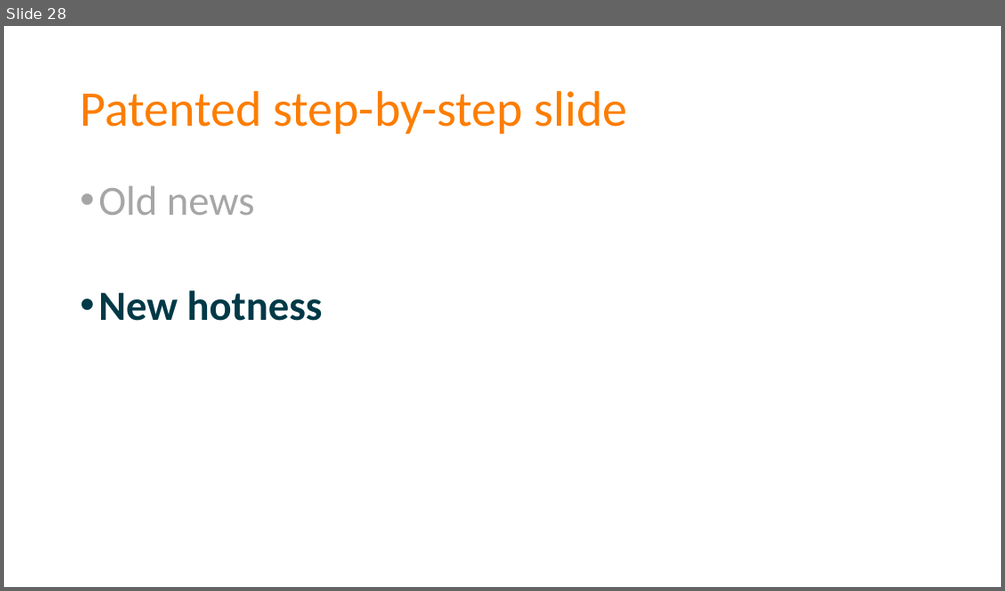
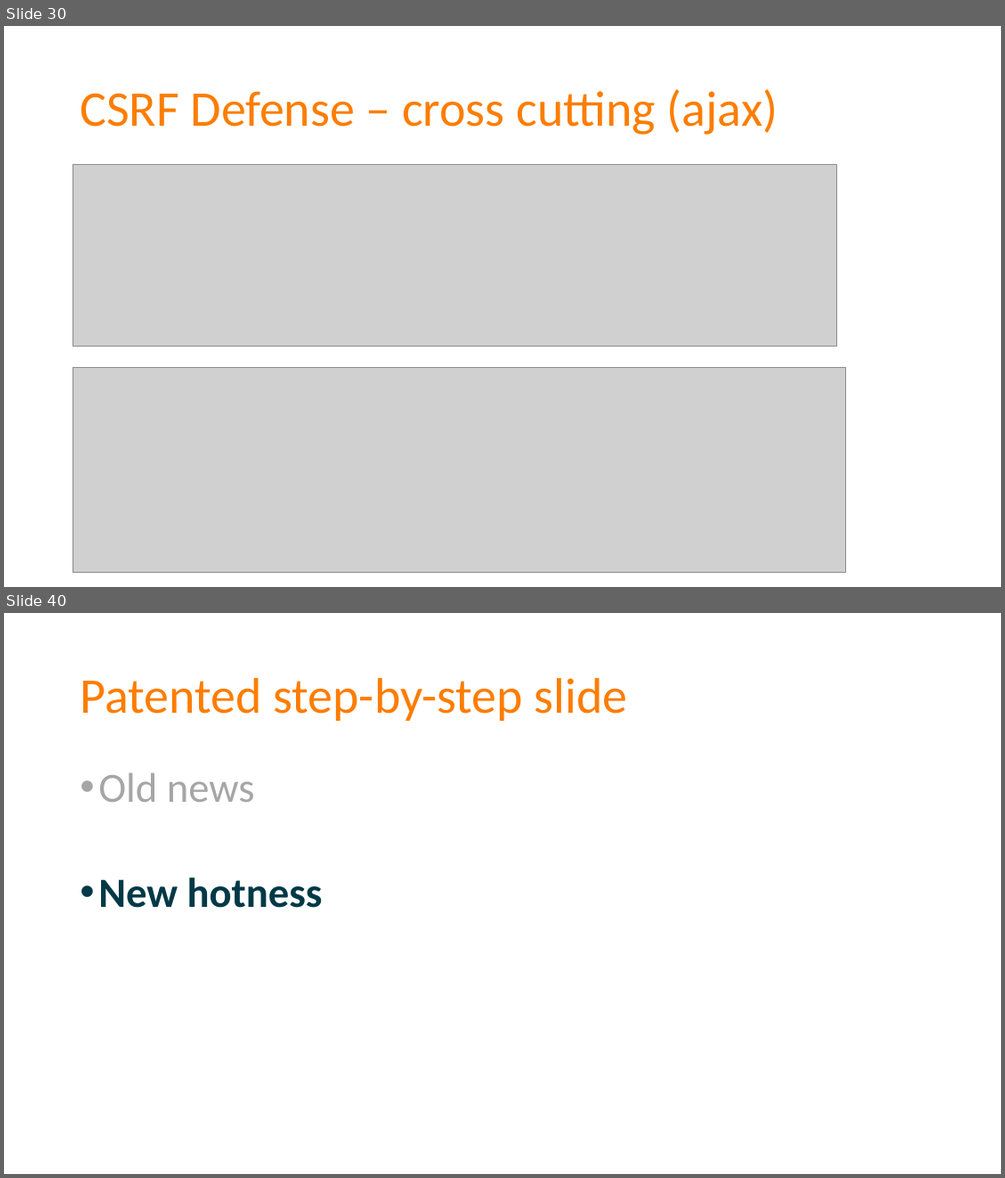
Before and after one commit to spetryjohnson/Talk---Dont-Write-Secure-Code-Design-Secure-Systems, a slide deck: Secure Systems - CodeMash 2017.pptx. Shown one above the other, each under a label of ours: slide 28 before the commit, slides 30 and 40 after it; the slides between them are not shown. The pictures are 1005x591 and 1005x1178 pixels, drawn with LibreOffice and Linux fonts; fonts in the diff are those of the drawing; grey boxes stand for pictures. Boxes give left, top, right and bottom in pixels: in the first picture for what was removed or moved away, otherwise in the second. Text is boxed around its words. In the diff, an @@ line names an element or a change of style, - is before the commit and + after.

```diff
--- a/Secure Systems - CodeMash 2017.pptx
+++ b/Secure Systems - CodeMash 2017.pptx
@@ slide 30 added at (x1=4, y1=26, x2=1001, y2=587), background #FFFFFF @@
@@ title added at (x1=80, y1=89, x2=778, y2=135), 48 pt, text #FD7D00 @@
+CSRF Defense – cross cutting (ajax)
@@ picture added at (x1=73, y1=164, x2=837, y2=346) @@
@@ picture added at (x1=73, y1=368, x2=846, y2=572) @@
@@ what was slide 28 is now slide 40 @@
```
Also in this commit, not shown: 9 slides changed, 6 other slides added, 1 other file.
